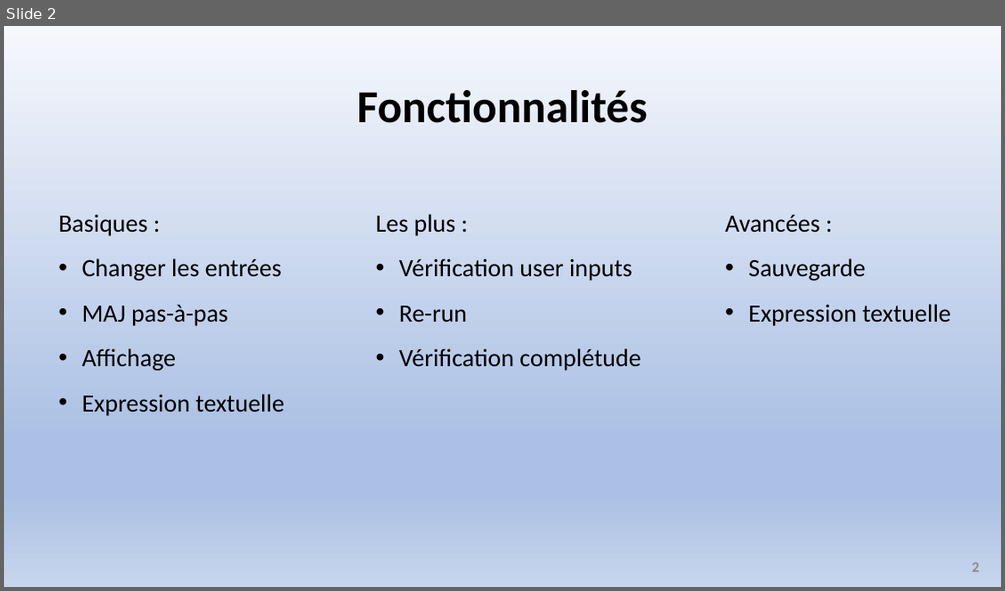
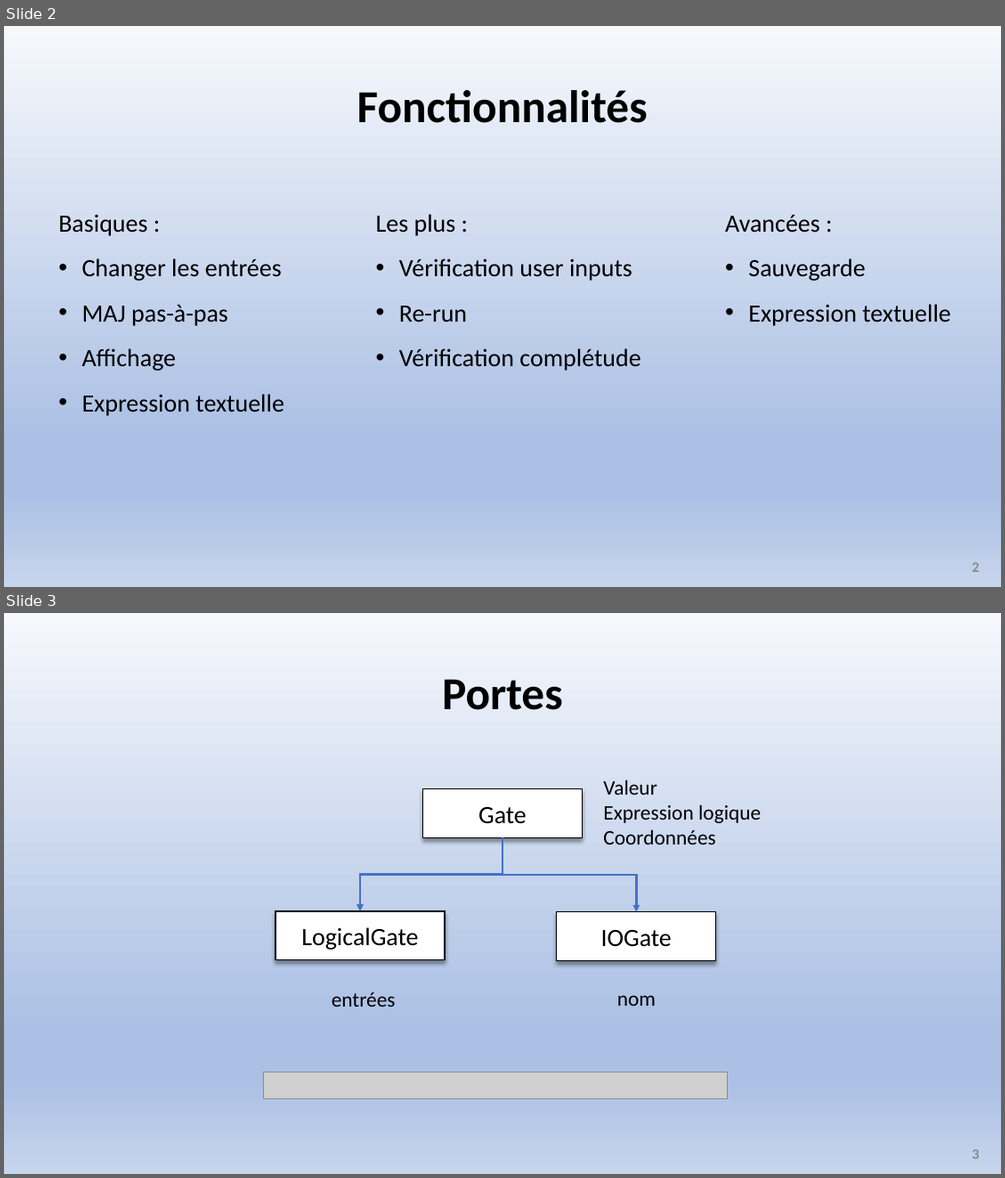
Before and after one commit to clement-gresh/M1-portes_logiques, a slide deck: 01-Documentation/M1-projet-LOA-presentation-gresh.pptx. Shown one above the other, each under a label of ours: slide 2 before the commit, slides 2 and 3 after it. The pictures are 1005x591 and 1005x1178 pixels, drawn with LibreOffice and Linux fonts; fonts in the diff are those of the drawing; grey boxes stand for pictures. Boxes give left, top, right and bottom in pixels: in the first picture for what was removed or moved away, otherwise in the second. Text is boxed around its words. In the diff, an @@ line names an element or a change of style, - is before the commit and + after.

```diff
--- a/01-Documentation/M1-projet-LOA-presentation-gresh.pptx
+++ b/01-Documentation/M1-projet-LOA-presentation-gresh.pptx
@@ slide 3 added at <box>4,613,1001,1174</box>, background gradient #F6F8FC to #ABC0E4 to #C7D5ED @@
@@ title added at <box>442,679,563,710</box>, 44 pt, text #000000, bold @@
+Portes
@@ rectangle added at <box>423,789,582,838</box>, fill #FFFFFF, outline #000000 1 pt, 24 pt, text #000000 @@
+Gate
@@ text added at <box>603,779,760,844</box>, 20 pt, text #000000 @@
+Valeur
+Expression logique
+Coordonnées
@@ elbow arrow added from (502, 838) to (360, 911), #4472C4 2.25 pt @@
@@ elbow arrow added from (502, 838) to (637, 912), #4472C4 2.25 pt @@
@@ rectangle added at <box>275,911,445,960</box>, fill #FFFFFF, outline #000000 1 pt, 24 pt, text #000000 @@
+LogicalGate
@@ rectangle added at <box>557,912,716,961</box>, fill #FFFFFF, outline #000000 1 pt, 24 pt, text #000000 @@
+IOGate
@@ text added at <box>332,992,396,1006</box>, 20 pt, text #000000 @@
+entrées
@@ text added at <box>617,995,655,1005</box>, 20 pt, text #000000 @@
+nom
@@ picture added at <box>264,1071,728,1098</box> @@
@@ page number added at <box>971,1149,979,1159</box>, 14 pt, text #8C8C8C, bold @@
+3
```
Also in this commit, not shown: 1 other slide added, 3 other files.
